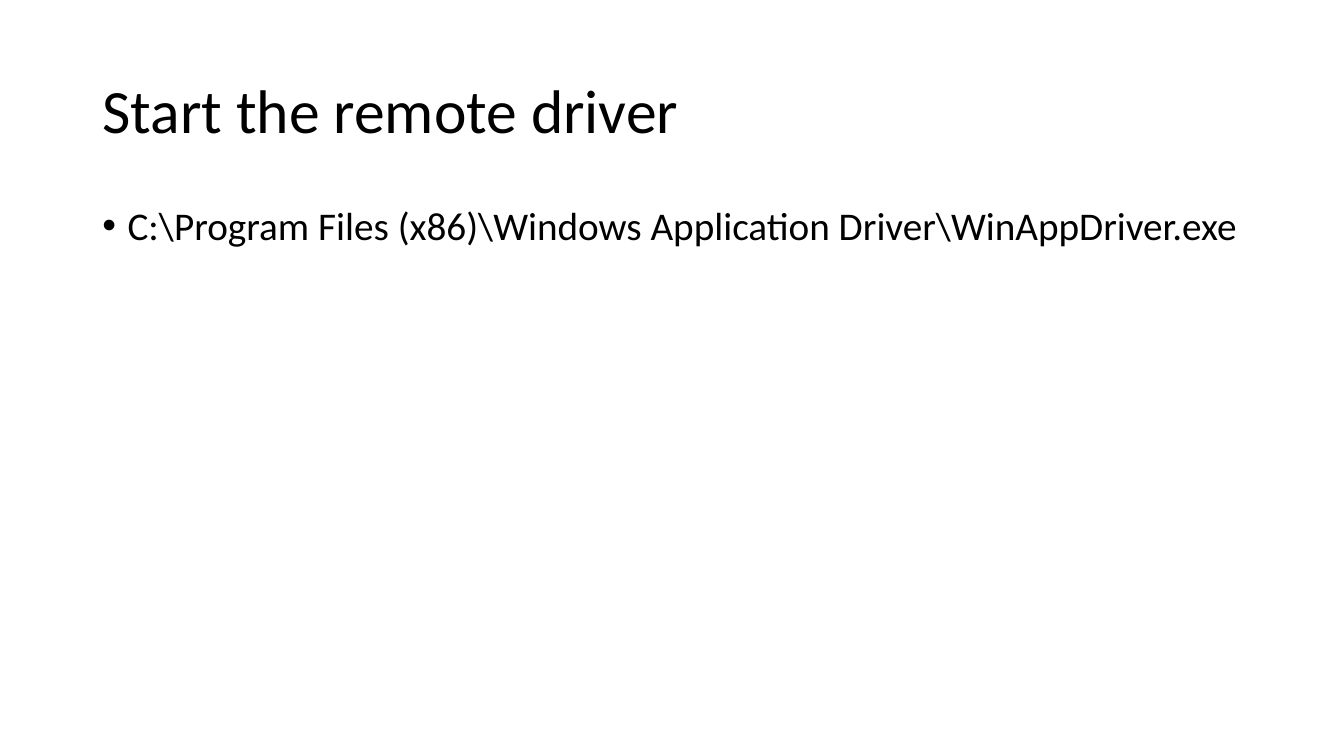
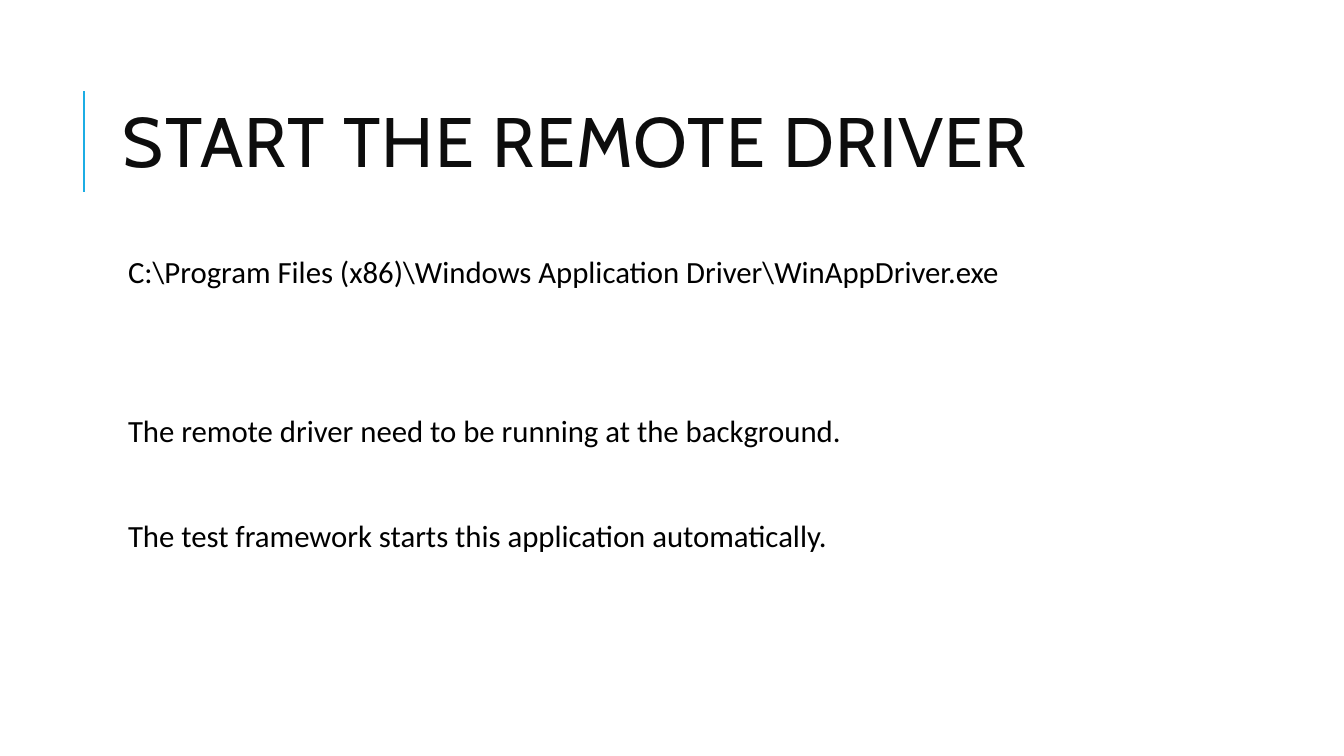
Before and after one commit to seyous/SAMQinetic, a slide deck: slide 20 of Documents/Automation Setup.pptx (slide 18 before the commit). Drawn at 1344x756 pixels with LibreOffice and Linux fonts; fonts in the diff are those of the drawing. Boxes give left, top, right and bottom in pixels: in the first picture for what was removed or moved away, otherwise in the second. Text is boxed around its words. In the diff, an @@ line names an element or a change of style, - is before the commit and + after.

```diff
--- a/Documents/Automation Setup.pptx
+++ b/Documents/Automation Setup.pptx
@@ line added from (84, 192) to (84, 91), #1CADE4 1.5 pt @@
@@ title at (123,117,1027,168): text changed; size 44 to 50 pt; font Calibri to Cabin; text colour #000000 to #0D0D0D @@
-Start the remote driver
+START THE REMOTE DRIVER
@@ text "C:\Program Files (x86)\Windows Application Driver\WinAppDriv ...": place and size @@
-text "C:\Program Files (x86)\Windows Application Driver\WinAppDriv ..." at (128,211,1237,247)
+text "C:\Program Files (x86)\Windows Application Driver\WinAppDriv ..." at (128,260,998,552)
@@ text at (128,260,998,289): size 28 to 22 pt in "C:\Program Files (x86)\Windows Application Driver\WinAppDriv ..."; bullet • to  ; more space between paragraphs @@
@@ text at (128,420,841,552): paragraphs added @@
+  The remote driver need to be running at the background.
+  The test framework starts this application automatically.
```
Also in this commit, not shown: 14 other slides changed, 7 slides added, 7 slides removed.
